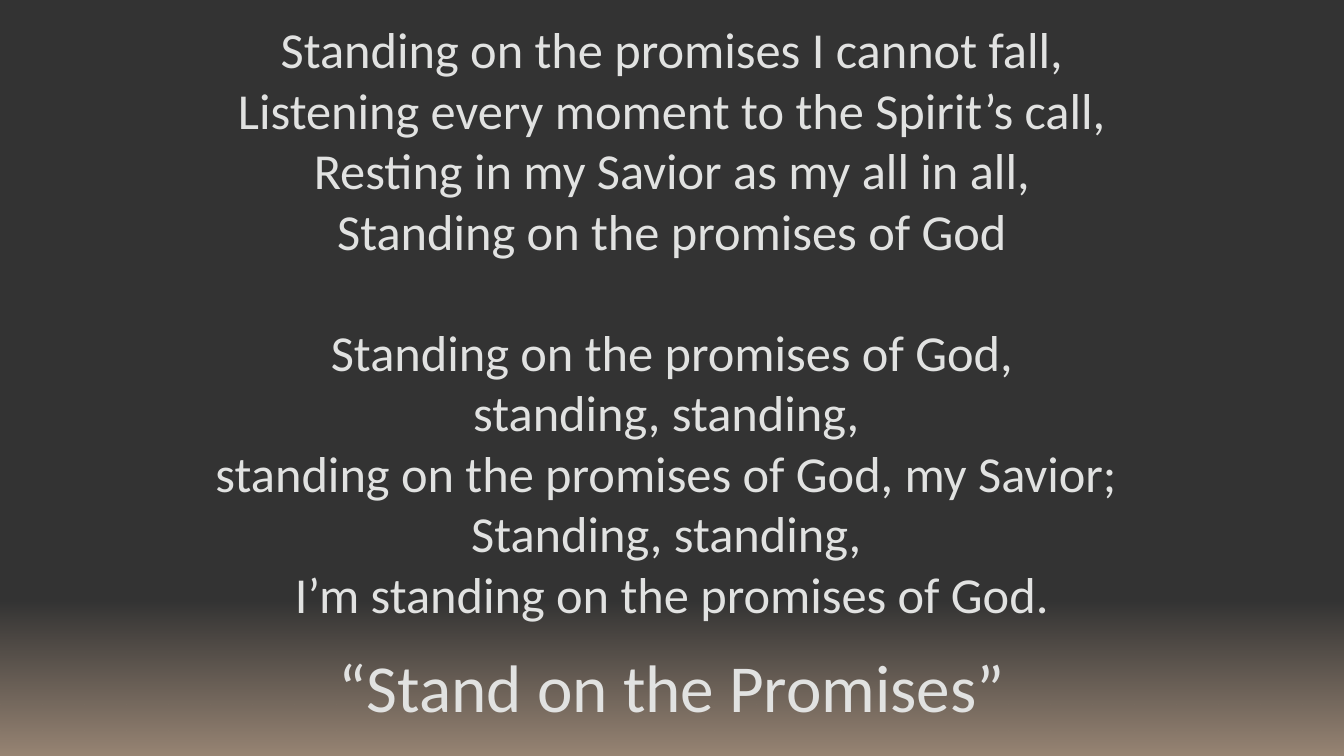
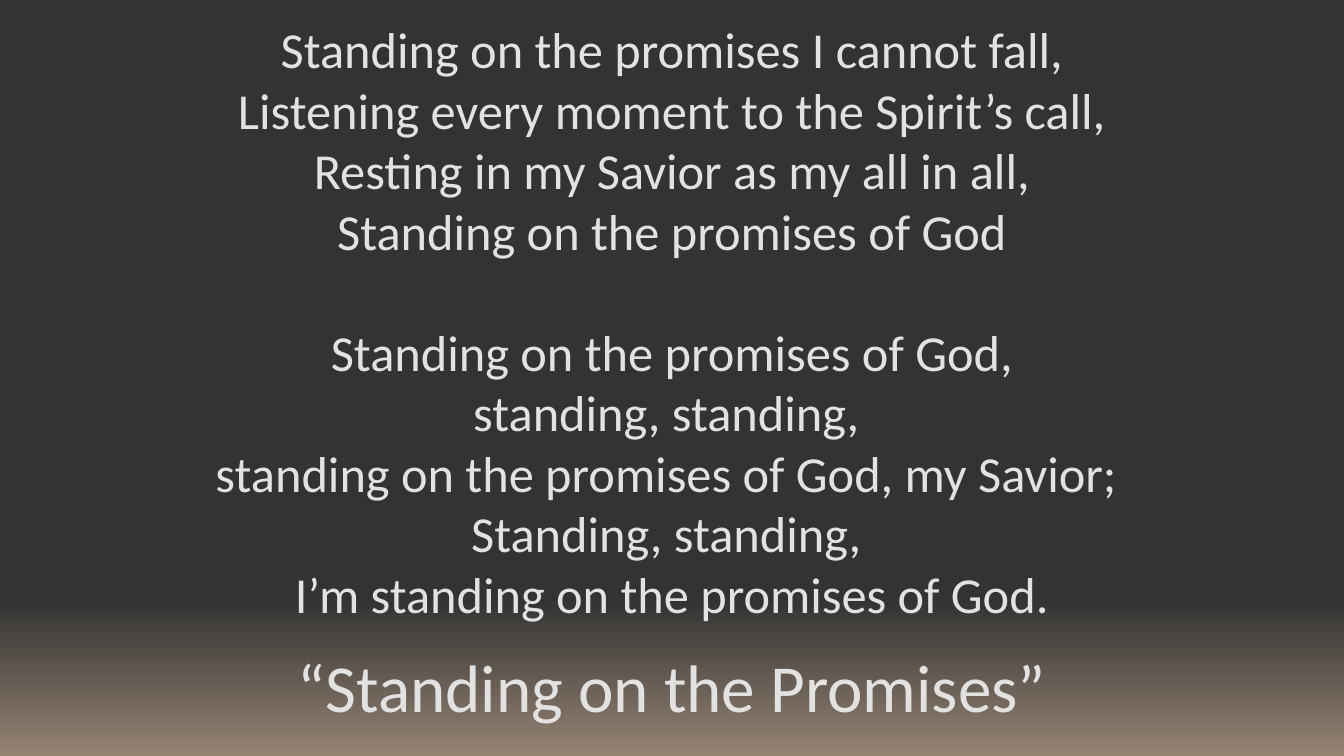
Before and after one commit to kevinmcmilian/ZarahemlaHymnPPTs, a slide deck: slide 4 of i218 - Standing on the promises.pptx. Drawn at 1344x756 pixels with LibreOffice and Linux fonts; fonts in the diff are those of the drawing. Boxes give left, top, right and bottom in pixels: in the first picture for what was removed or moved away, otherwise in the second. Text is boxed around its words. In the diff, an @@ line names an element or a change of style, - is before the commit and + after.

```diff
--- a/i218 - Standing on the promises.pptx
+++ b/i218 - Standing on the promises.pptx
@@ text at [297, 664, 1045, 724]: text changed @@
-“Stand on the Promises”
+“Standing on the Promises”
```
Also in this commit, not shown: 3 other slides changed, 16 other files.
